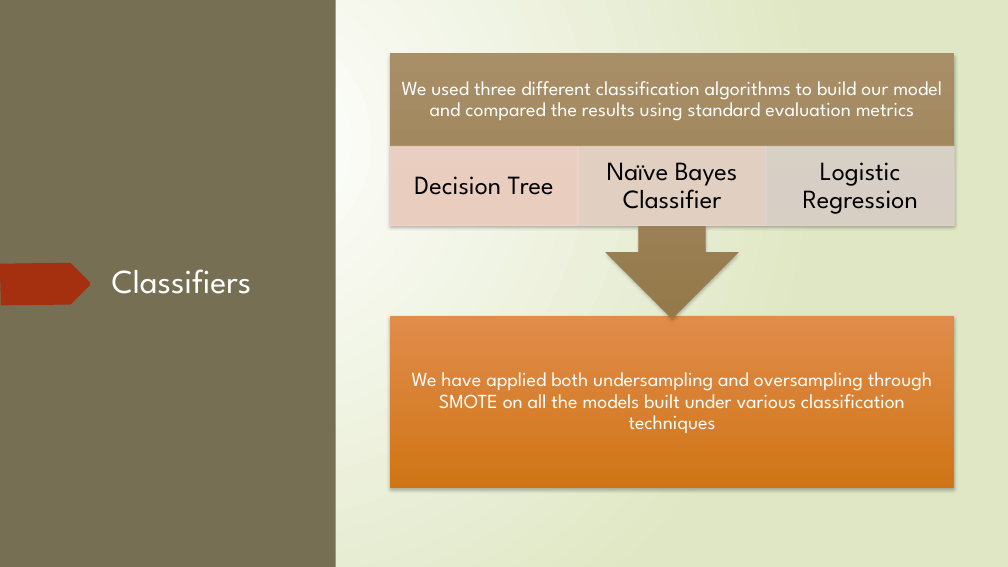
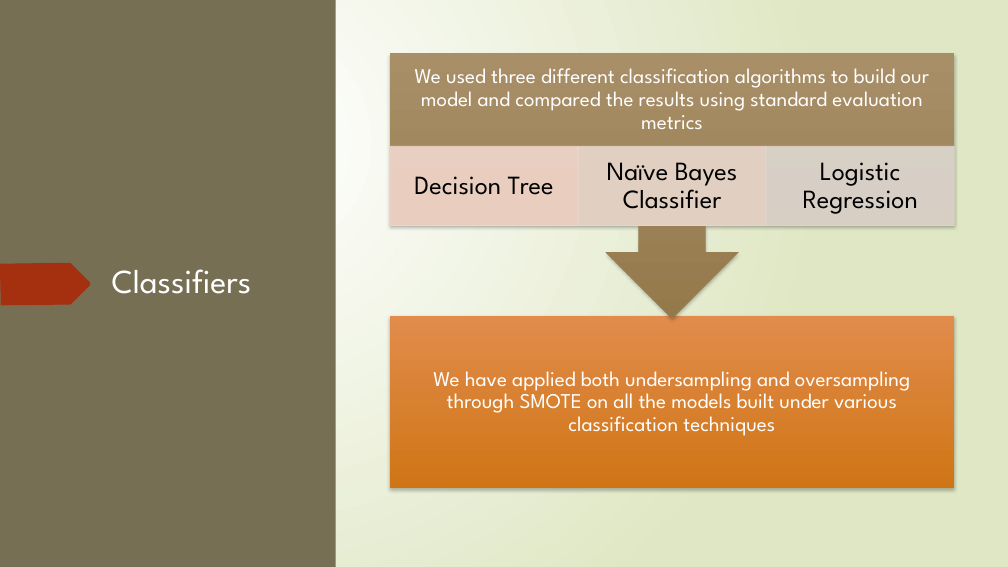
Before and after one commit to BITS-SECOND-SEM-ASSIGNMENT-GROUP-60/credit-fraud-detection, a slide deck: slide 8 of Presentation Template (1).pptx. Drawn at 1008x567 pixels with LibreOffice and Linux fonts; fonts in the diff are those of the drawing. Boxes give left, top, right and bottom in pixels: in the first picture for what was removed or moved away, otherwise in the second. Text is boxed around its words. In the diff, an @@ line names an element or a change of style, - is before the commit and + after.

```diff
--- a/Presentation Template (1).pptx
+++ b/Presentation Template (1).pptx
@@ text "We used three different classification ..." at <box>415,68,929,129</box>: size 19 to 20 pt @@
@@ text "We have applied both undersampling ..." at <box>433,371,910,436</box>: size 19 to 20 pt @@
```
Also in this commit, not shown: 2 other slides changed, 1 other file.
